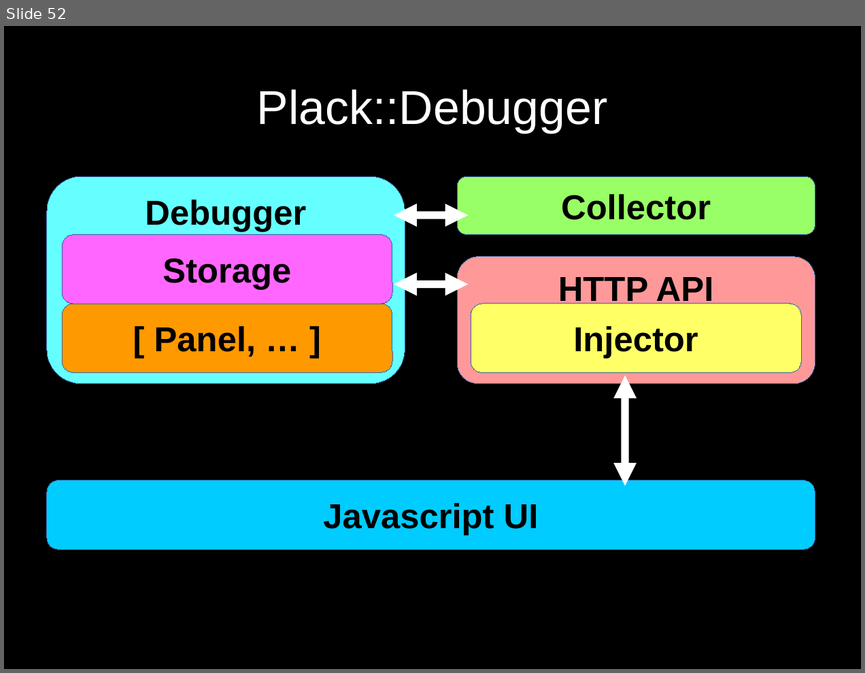
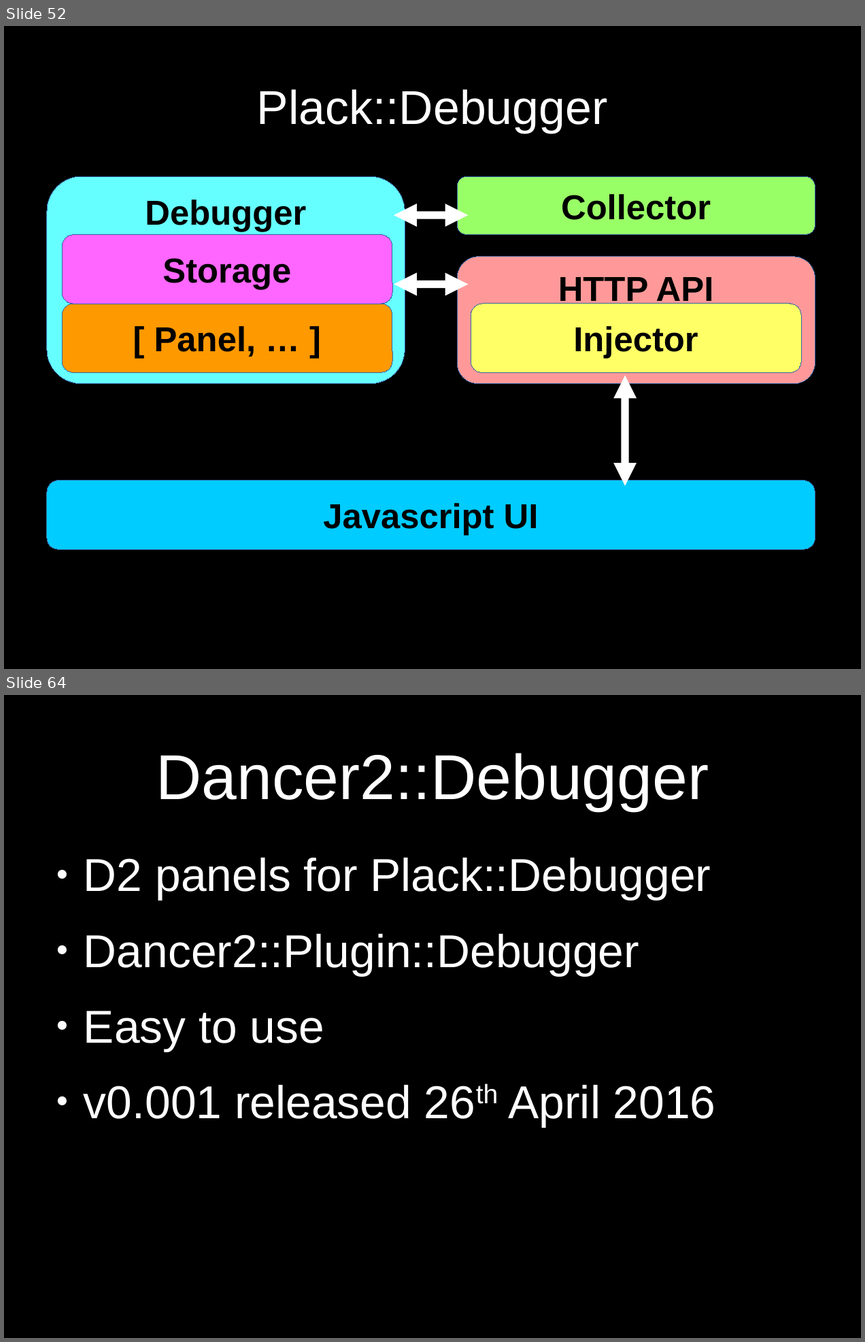
Before and after one commit to SysPete/perl-dancer-conference-2016, a slide deck: plack-debugger-meets-dancer2.odp. Shown one above the other, each under a label of ours: slide 52 before the commit, slides 52 and 64 after it; the slides between them are not shown. The pictures are 865x673 and 865x1342 pixels, drawn with LibreOffice and Linux fonts; fonts in the diff are those of the drawing. Boxes give left, top, right and bottom in pixels: in the first picture for what was removed or moved away, otherwise in the second. Text is boxed around its words. In the diff, an @@ line names an element or a change of style, - is before the commit and + after.

Commit message:
more slides add to debugger presentation. close to finished.

```diff
--- a/plack-debugger-meets-dancer2.odp
+++ b/plack-debugger-meets-dancer2.odp
@@ slide 64 added at <box>4,695,861,1338</box>, background #000000 @@
@@ title added at <box>156,753,708,811</box>, 58.7 pt, text #FFFFFF @@
+Dancer2::Debugger
@@ text added at <box>84,858,716,1127</box>, 42.7 pt, text #FFFFFF @@
+● D2 panels for Plack::Debugger
+● Dancer2::Plugin::Debugger
+● Easy to use
+● v0.001 released 26th April 2016
```
Also in this commit, not shown: 19 other slides added.
